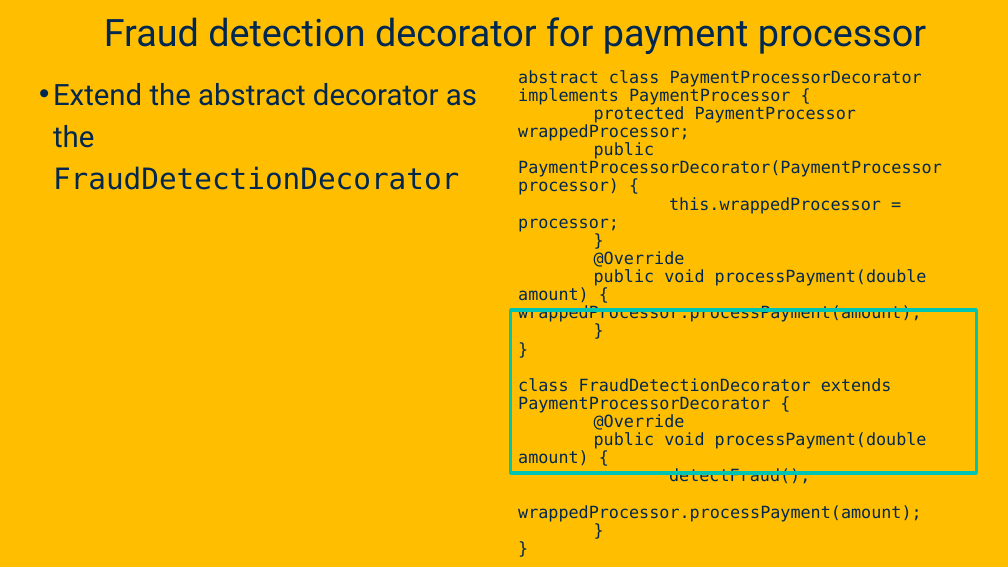
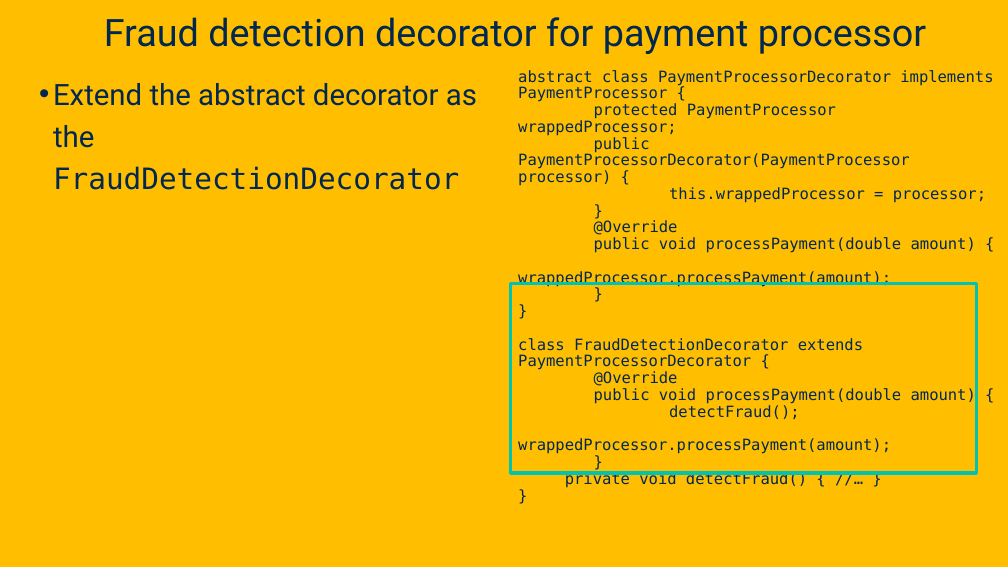
Before and after one commit to davsec-teaching/ecs160-f25, a slide deck: slide 56 of slides/8_design_patterns.pptx (slide 57 before the commit). Drawn at 1008x567 pixels with LibreOffice and Linux fonts; fonts in the diff are those of the drawing; background and template pictures are left out. Boxes give left, top, right and bottom in pixels: in the first picture for what was removed or moved away, otherwise in the second. Text is boxed around its words. In the diff, an @@ line names an element or a change of style, - is before the commit and + after.

```diff
--- a/slides/8_design_patterns.pptx
+++ b/slides/8_design_patterns.pptx
@@ text at bbox=[518, 70, 993, 487]: paragraph removed @@
-}
@@ text at bbox=[518, 70, 993, 454]: size 16 to 14.8 pt @@
@@ rectangle: place and size @@
-rectangle at bbox=[510, 310, 976, 473]
+rectangle at bbox=[510, 284, 976, 473]
@@ text at bbox=[565, 471, 807, 487]: paragraph added @@
+}
+private void detectFraud() { //… }
```
Also in this commit, not shown: 20 other slides changed, 3 slides added.
